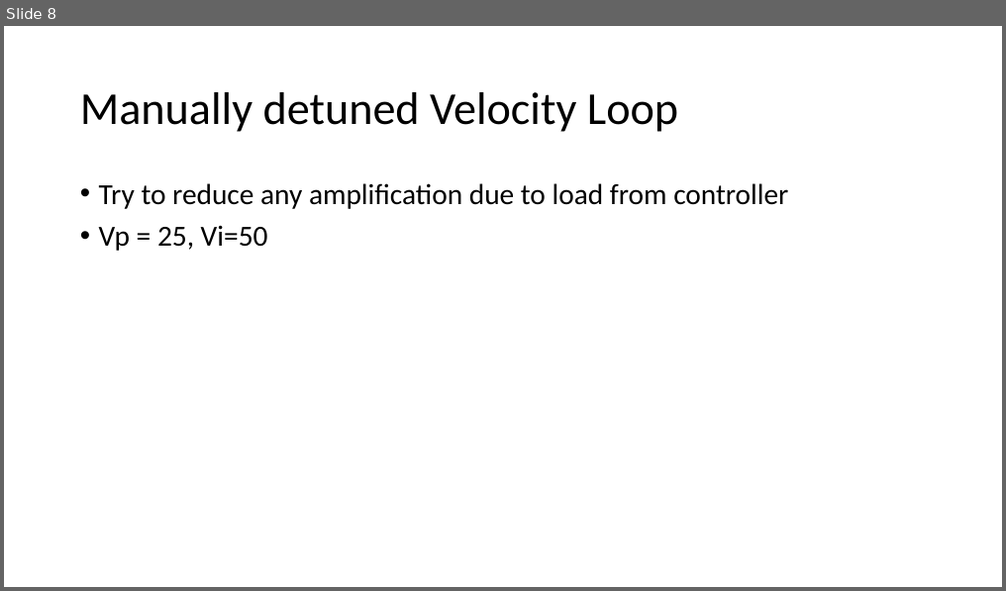
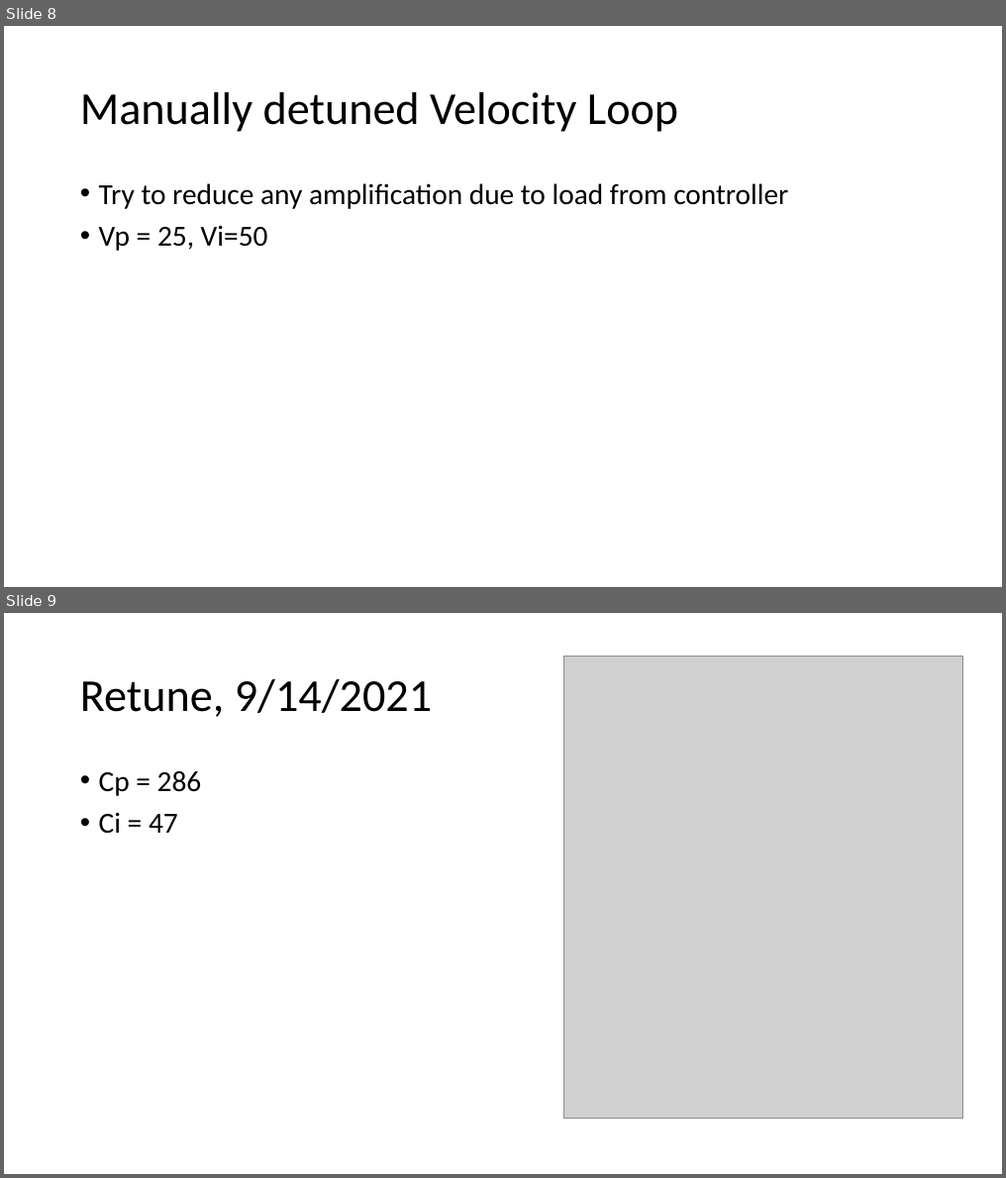
Before and after one commit to evergreen-innovations/focal-labview, a slide deck: motorConfig/Rotor Drive Tuning.pptx. Shown one above the other, each under a label of ours: slide 8 before the commit, slides 8 and 9 after it. The pictures are 1006x591 and 1006x1178 pixels, drawn with LibreOffice and Linux fonts; fonts in the diff are those of the drawing; grey boxes stand for pictures. Boxes give left, top, right and bottom in pixels: in the first picture for what was removed or moved away, otherwise in the second. Text is boxed around its words. In the diff, an @@ line names an element or a change of style, - is before the commit and + after.

```diff
--- a/motorConfig/Rotor Drive Tuning.pptx
+++ b/motorConfig/Rotor Drive Tuning.pptx
@@ slide 9 added at <box>4,613,1002,1174</box>, background #FFFFFF @@
@@ picture added at <box>564,657,962,1119</box> @@
@@ title added at <box>80,679,432,717</box>, 44 pt, text #000000 @@
+Retune, 9/14/2021
@@ text added at <box>99,771,202,834</box>, 28 pt, text #000000 @@
+• Cp = 286
+• Ci = 47
```
Also in this commit, not shown: 1 other slide added, 36 other files.
